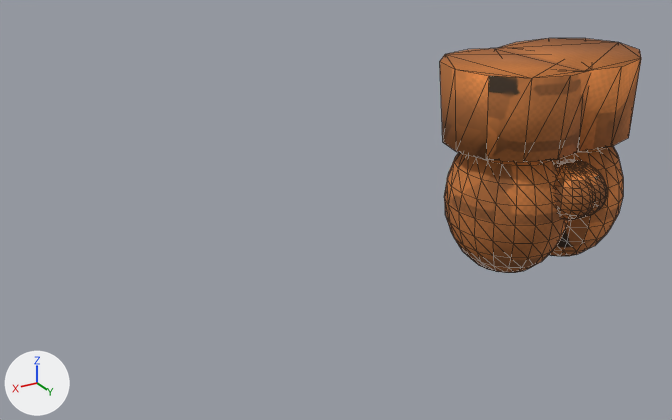
A saved change to the glTF model assets/models/wear_fire_gloves.glb.
Camera for both pictures: a camera (50 mm lens) standing at (0.947, 1.026, 0.133) and looking at (0.342, 0.017, -0.372). The lights are fixed; the arrows at lower left show +X, +Y and +Z. The first picture is the older version. Mesh edges are drawn as thin lines. Vertices at exactly the same position are counted once.

Objects in the first picture: 'MittenL', 'MittenR'.
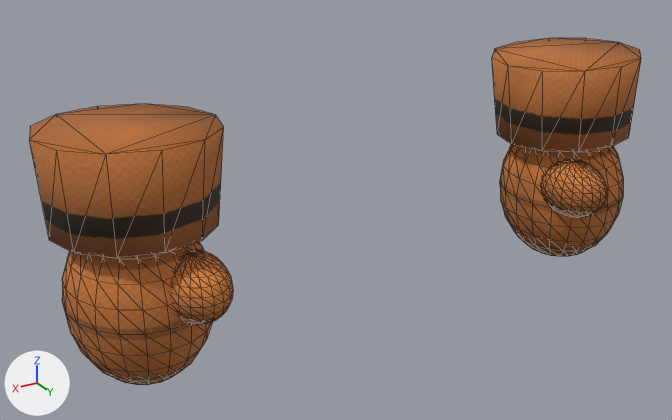
The newer file is also turned or shifted as a whole; pictures and numbers use the older file's frame.

Changed parts and their boxes (x1, y1, x2, y2) in the pictures (672 x 420 px):
'MittenR', moved: before (440, 48, 594, 273); after (29, 104, 233, 385)
part 1 of me_mittenl, surface changed: before (499, 38, 640, 256); after (492, 38, 640, 256)

Diff of the bpy script that builds the scene:
```diff
--- a/assets/models/wear_fire_gloves.glb.py
+++ b/assets/models/wear_fire_gloves.glb.py
@@ me_mittenl @@
 me_mittenl.from_pydata(...)  # 468 vertices, 924 faces; spans x -0.158..0.062, y -0.08..0.165, z -0.524..-0.194
 # used by ob_mittenl; location = (0.0, 0.0, 0.0)
+# me_mittenl part 1: 816 kept faces spanning x -0.158..0.062, y -0.08..0.165, z -0.524..-0.194 get new texture (UV) coordinates
 me_mittenl.materials.append(mat_wear_fire_gloves_mat)
@@ me_mittenr @@
 # used by ob_mittenr; location = (0.0, 0.0, 0.0)
-me_mittenr.from_pydata(...)  # 468 vertices, 924 faces; spans x -0.062..0.158, y -0.08..0.165, z -0.524..-0.194
+me_mittenr.from_pydata(...)  # 468 vertices, 924 faces; spans x 0.518..0.738, y -0.08..0.165, z -0.524..-0.194
+# me_mittenr part 2: the whole mesh is moved by (0.58, 0.0, 0.0)
 me_mittenr.materials.append(mat_wear_fire_gloves_mat)
```
